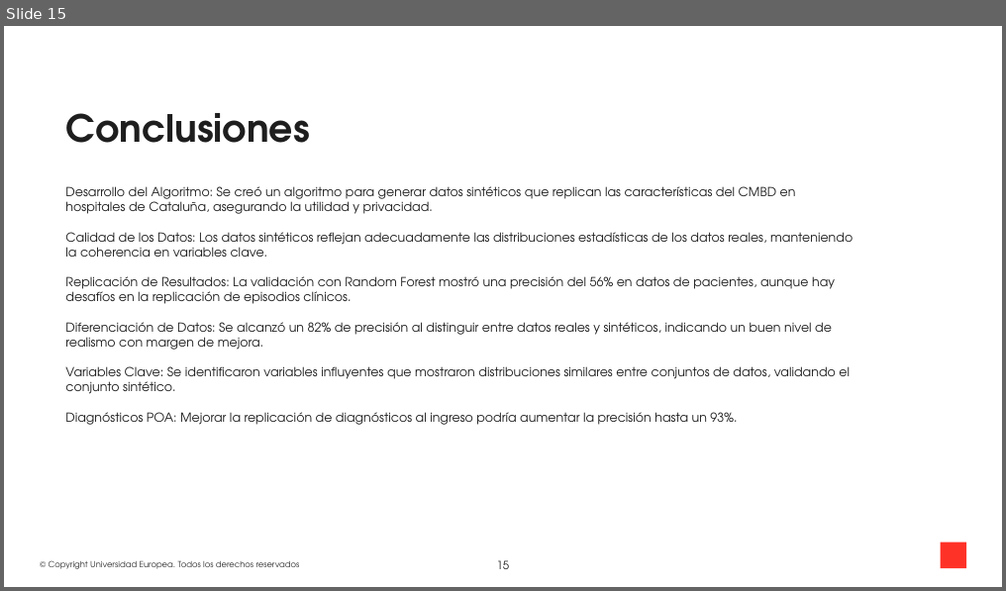
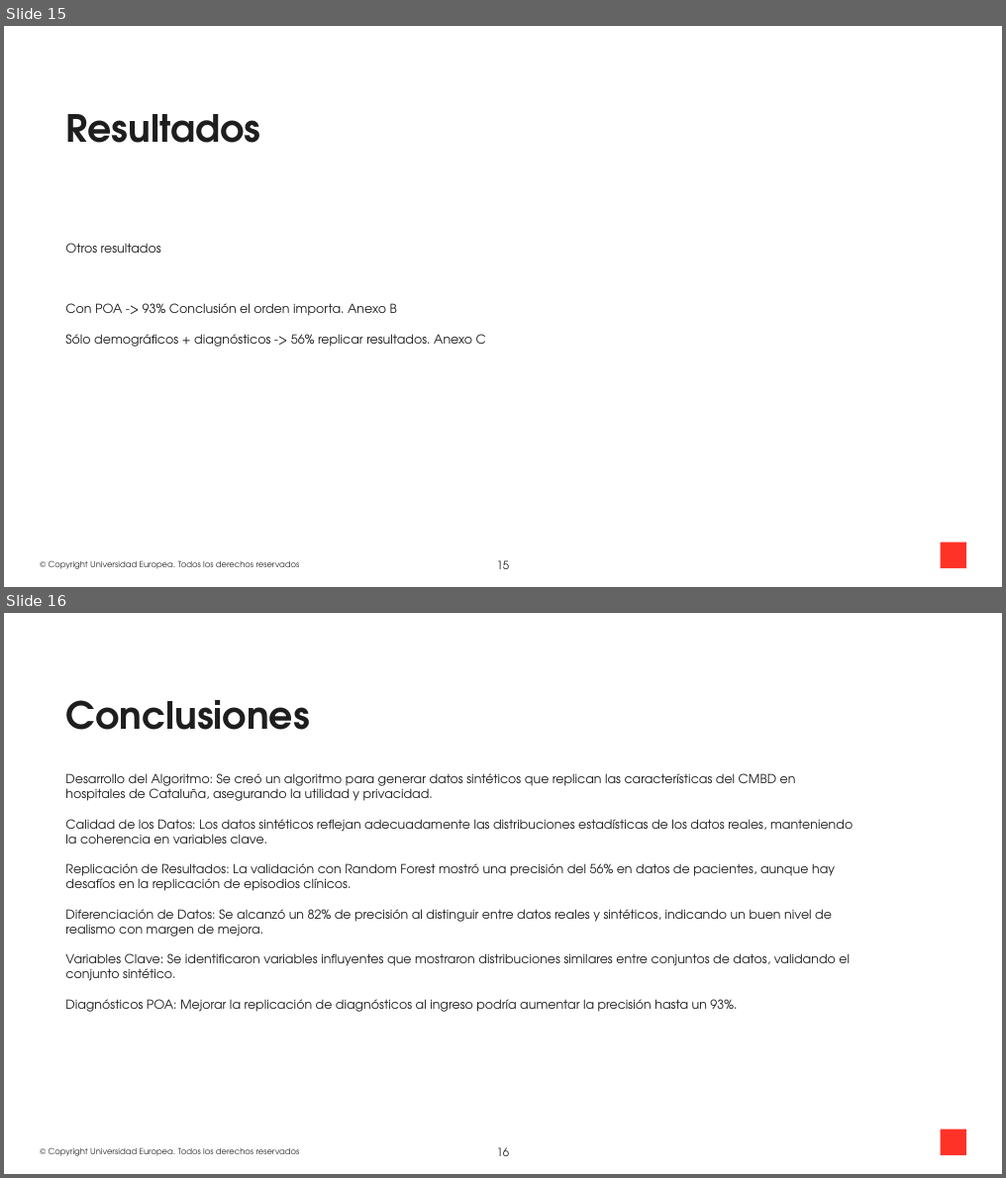
Before and after one commit to gerardmarturia/Sintetic-data-GMN, a slide deck: Presentacion/Presentacion TFM GMN.pptx. Shown one above the other, each under a label of ours: slide 15 before the commit, slides 15 and 16 after it. The pictures are 1006x591 and 1006x1178 pixels, drawn with LibreOffice and Linux fonts; fonts in the diff are those of the drawing; background and template pictures are left out. Boxes give left, top, right and bottom in pixels: in the first picture for what was removed or moved away, otherwise in the second. Text is boxed around its words. In the diff, an @@ line names an element or a change of style, - is before the commit and + after.

```diff
--- a/Presentacion/Presentacion TFM GMN.pptx
+++ b/Presentacion/Presentacion TFM GMN.pptx
@@ slide 15 added at [4, 26, 1002, 587], background #FFFFFF; not listed: 2 template elements that a slide beside it also shows @@
@@ title added at [65, 114, 260, 143], 43.3 pt, text #1E1E1E, bold @@
+Resultados
@@ text added at [65, 243, 486, 347], 14.4 pt, text #1E1E1E @@
+Otros resultados
+Con POA -> 93% Conclusión el orden importa. Anexo B
+Sólo demográficos + diagnósticos -> 56% replicar resultados. Anexo C
@@ page number added at [497, 561, 510, 570], 13 pt, text #1E1E1E @@
+15
@@ what was slide 15 is now slide 16 @@
```
Also in this commit, not shown: 10 slides changed, 7 other slides added, 4 slides removed.
